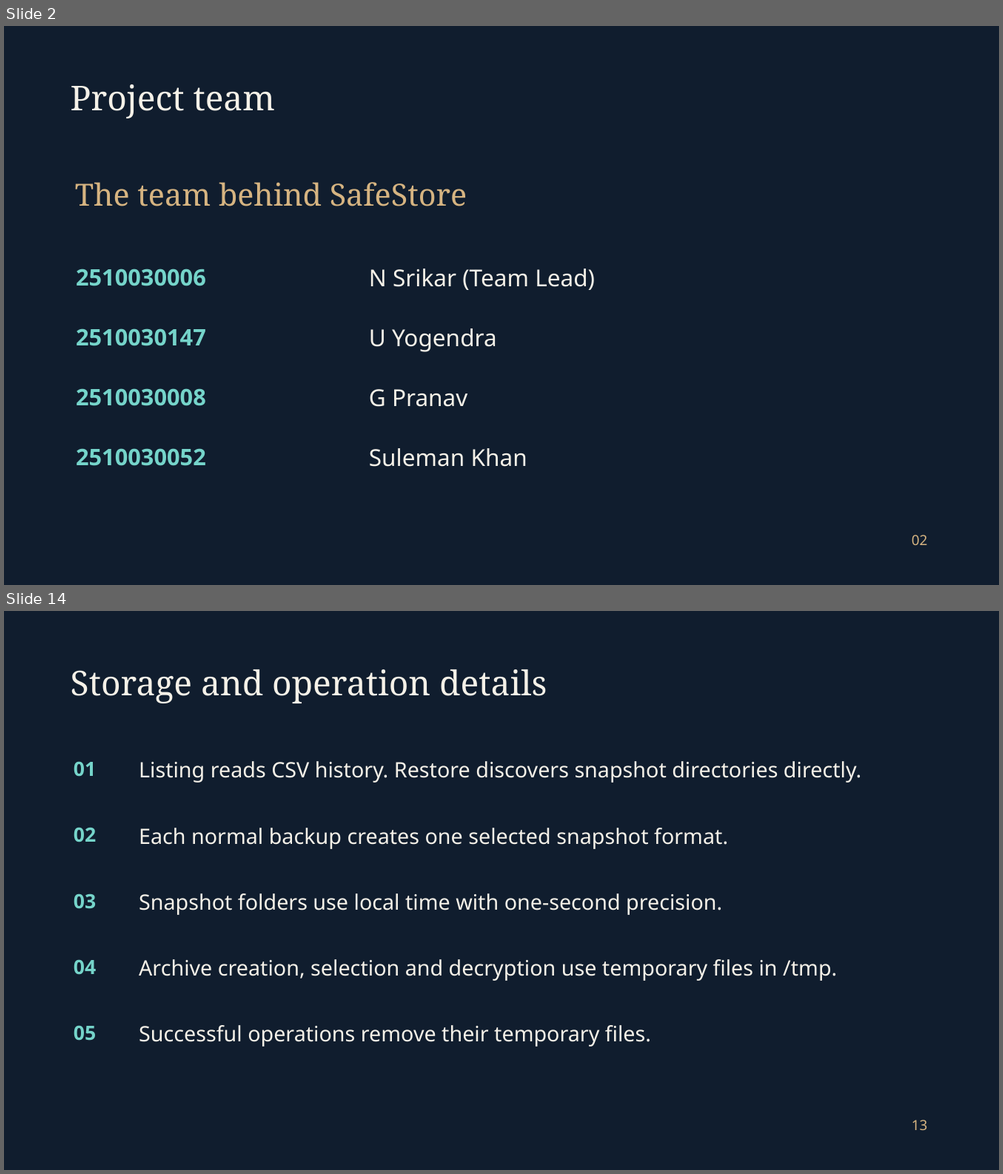
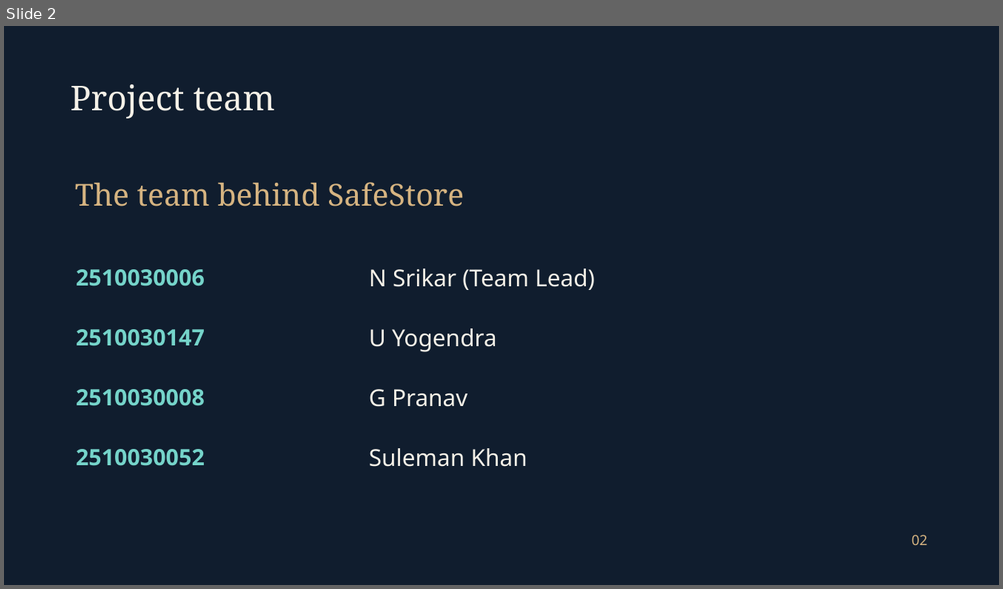
Before and after one commit to srikar0006/safestore, a slide deck: Presentations/SafeStore_Final.pptx. Shown one above the other, each under a label of ours: slides 2 and 14 before the commit, slide 2 after it; the slides between them are not shown. The pictures are 1003x1174 and 1003x589 pixels, drawn with LibreOffice and Linux fonts; fonts in the diff are those of the drawing; background and template pictures are left out. Boxes give left, top, right and bottom in pixels: in the first picture for what was removed or moved away, otherwise in the second. Text is boxed around its words. In the diff, an @@ line names an element or a change of style, - is before the commit and + after.

```diff
--- a/Presentations/SafeStore_Final.pptx
+++ b/Presentations/SafeStore_Final.pptx
@@ slide 14 removed at <box>4,611,999,1170</box>, background picture (left out) @@
@@ text removed at <box>71,669,546,703</box> @@
-Storage and operation details
@@ text removed at <box>74,761,96,777</box> @@
-01
@@ text removed at <box>139,761,861,783</box> @@
-Listing reads CSV history. Restore discovers snapshot directories directly.
@@ text removed at <box>74,827,96,843</box> @@
-02
@@ text removed at <box>139,828,728,849</box> @@
-Each normal backup creates one selected snapshot format.
@@ text removed at <box>74,894,96,909</box> @@
-03
@@ text removed at <box>139,894,722,915</box> @@
-Snapshot folders use local time with one-second precision.
@@ text removed at <box>74,960,96,975</box> @@
-04
@@ text removed at <box>139,960,836,981</box> @@
-Archive creation, selection and decryption use temporary files in /tmp.
@@ text removed at <box>74,1025,96,1041</box> @@
-05
@@ text removed at <box>139,1025,651,1047</box> @@
-Successful operations remove their temporary files.
@@ text removed at <box>911,1120,928,1130</box> @@
-13
@@ slide 2 changed as well @@
@@ text "The team behind SafeStore" at <box>75,182,464,207</box>: size 29.5 to 29.2 pt @@
@@ size 22 to 21.8 pt in 4 elements at <box>76,269,205,286</box>, <box>76,329,205,346</box>, <box>76,389,205,406</box>, <box>76,449,205,466</box> @@
```
Also in this commit, not shown: 5 other slides changed, 3 slides added, 12 other slides removed.
